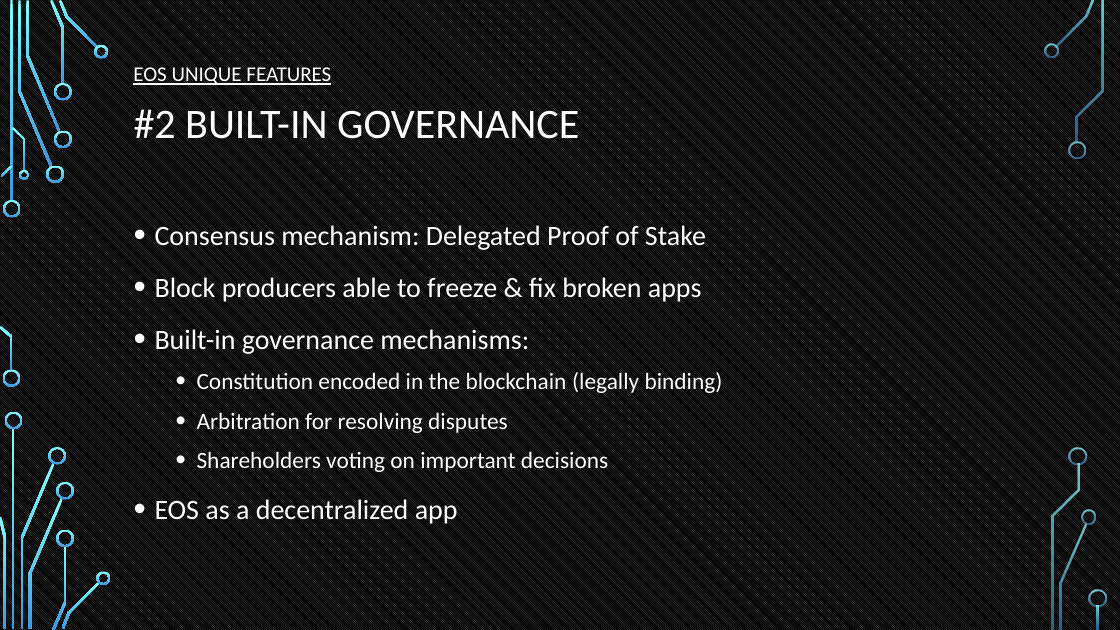
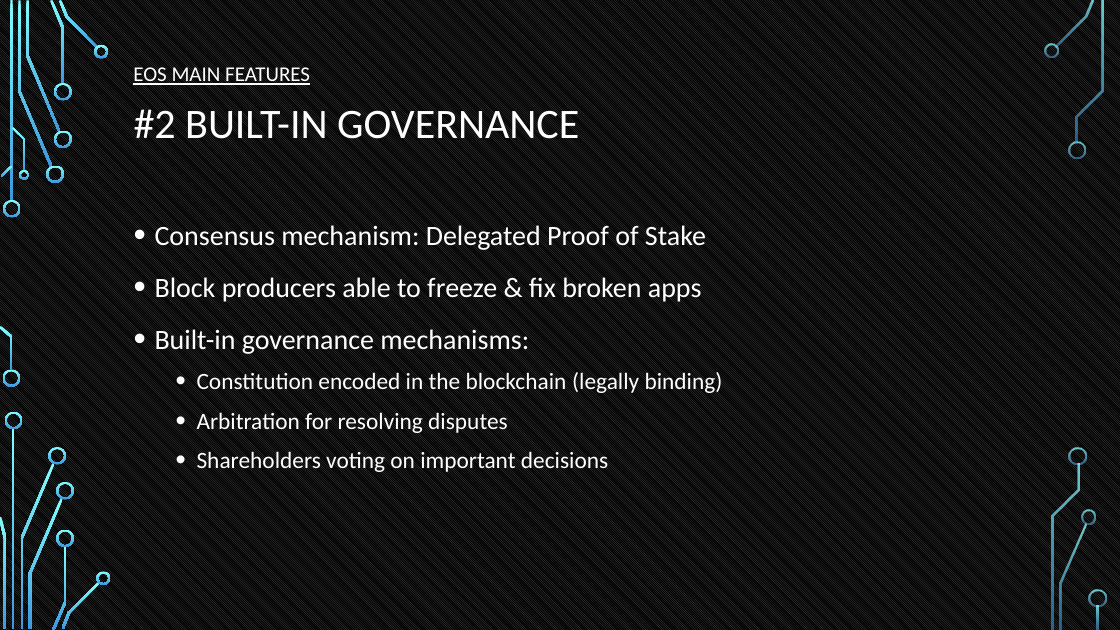
Before and after one commit to tokenika/tokenika.github.io, a slide deck: slide 31 of WarsawBlock(3).pptx. Drawn at 1120x630 pixels with LibreOffice and Linux fonts; fonts in the diff are those of the drawing; background and template pictures are left out. Boxes give left, top, right and bottom in pixels: in the first picture for what was removed or moved away, otherwise in the second. Text is boxed around its words. In the diff, an @@ line names an element or a change of style, - is before the commit and + after.

```diff
--- a/WarsawBlock(3).pptx
+++ b/WarsawBlock(3).pptx
@@ text at [133,67,310,85]: text changed @@
-EOS UNIQUE FEATURES
+EOS MAIN FEATURES
@@ text at [155,499,458,524]: paragraph removed @@
-• EOS as a decentralized app
```
Also in this commit, not shown: 8 other slides changed, 1 other file.
